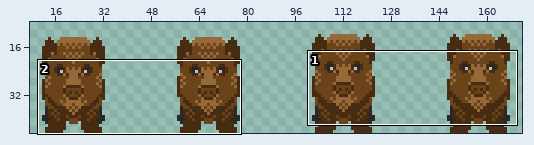
File history of a sprite sheet, Out Of Project Assets/Art/PNGs/Animations/boar/boar_frontIdle.png. The first picture is a wide view before the edit; the outline marks the close-up.
Close-up. Before:
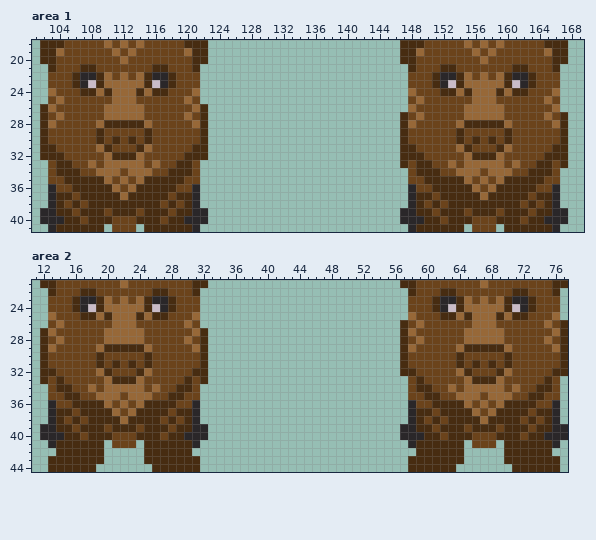
The file is 180x45 pixels. Shown: area 1: x 101..169, y 18..41; area 2: x 11..77, y 21..44. The wide view leaves out empty margins.
And afterwards:
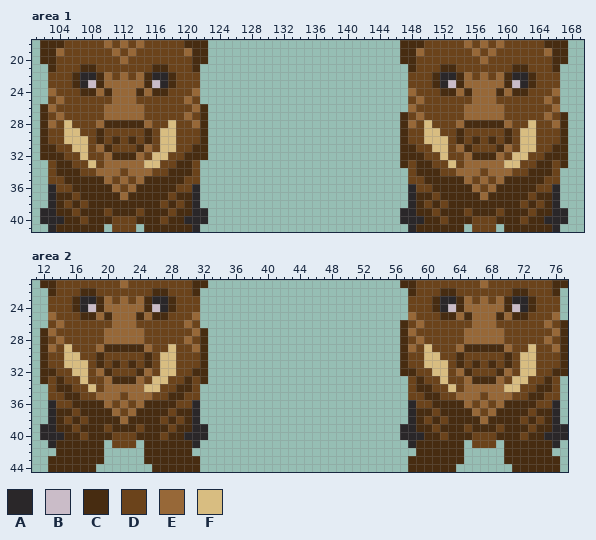
Palette (. is transparent): A #2a2729  B #cabcc8  C #472c11  D #6b431b  E #976838  F #d8bd81
The edit:
--- area 1
@@ x 101..169 @@
 27 .CDEDDDDDEEEEEDDDDDEDC........................CDEDDDDDEEEEEDDDDDEDC..
-28 .CEDDDDDECCCCCEDDDDDEC........................CEDDDDDECCCCCEDDDDDEC..
-29 .CDDDDDDCDDDDDCDDDDDDC........................CDDDDDDCDDDDDCDDDDDDC..
-30 .CDDDDDDCDCDCDCDDDDDDC........................CDDDDDDCDCDCDCDDDDDDC..
-31 .CCDDDDDECDDDCEDDDDDCC........................CCDDDDDECDDDCEDDDDDCC..
-32 .CCCDDDDDECCCEDDDDDCCC........................CCCDDDDDECCCEDDDDDCCC..
-33 ..DCCDDEDEEEEEDEDDCCD.........................CDCCDDEDEEEEEDEDDCCDC..
+28 .CEDFDDDECCCCCEDDFDDEC........................CEDFDDDECCCCCEDDFDDEC..
+29 .CDDFFDDCDDDDDCDFFDDDC........................CDDFFDDCDDDDDCDFFDDDC..
+30 .CDDFFFDCDCDCDCDFFDDDC........................CDDFFFDCDCDCDCDFFDDDC..
+31 .CCDDFFDECDDDCEDFFDDCC........................CCDDFFDECDDDCEDFFDDCC..
+32 .CCCDDFDDECCCEDFFDDCCC........................CCCDDFDDECCCEDFFDDCCC..
+33 ..DCCDDFDEEEEEFFDDCCD.........................CDCCDDFDEEEEEFFDDCCDC..
 34 ..DCCCDDEEEDEEEDDCCCD..........................DCCCDDEEEDEEEDDCCCD...
--- area 2
@@ x 11..77 @@
 28 .CDEDDDDDEEEEEDDDDDEDC........................CDEDDDDDEEEEEDDDDDEDC
-29 .CEDDDDDECCCCCEDDDDDEC........................CEDDDDDECCCCCEDDDDDEC
-30 .CDDDDDDCDDDDDCDDDDDDC........................CDDDDDDCDDDDDCDDDDDDC
-31 .CDDDDDDCDCDCDCDDDDDDC........................CDDDDDDCDCDCDCDDDDDDC
-32 .CCDDDDDECDDDCEDDDDDCC........................CCDDDDDECDDDCEDDDDDCC
-33 .CDCDDDDDECCCEDDDDDCDC.........................DCDDDDDECCCEDDDDDCD.
-34 ..DCCDDEDEEEEEDEDDCCD..........................DCCDDEDEEEEEDEDDCCD.
+29 .CEDFDDDECCCCCEDDFDDEC........................CEDFDDDECCCCCEDDFDDEC
+30 .CDDFFDDCDDDDDCDFFDDDC........................CDDFFDDCDDDDDCDFFDDDC
+31 .CDDFFFDCDCDCDCDFFDDDC........................CDDFFFDCDCDCDCDFFDDDC
+32 .CCDDFFDECDDDCEDFFDDCC........................CCDDFFDECDDDCEDFFDDCC
+33 .CDCDDFDDECCCEDFFDDCDC.........................DCDDFDDECCCEDFFDDCD.
+34 ..DCCDDFDEEEEEFFDDCCD..........................DCCDDFDEEEEEFFDDCCD.
 35 ..DDCCDDEEEDEEEDDCCDD..........................DDCCDDEEEDEEEDDCCDD.
Where, in picture pixels (left, top, right, bottom), the same in both close-ups:
changed: (64, 120, 96, 168)
changed: (144, 120, 176, 168)
changed: (424, 120, 456, 168)
changed: (504, 120, 536, 168)
changed: (64, 344, 96, 392)
changed: (144, 344, 176, 392)
changed: (424, 344, 456, 392)
changed: (504, 344, 536, 392)
